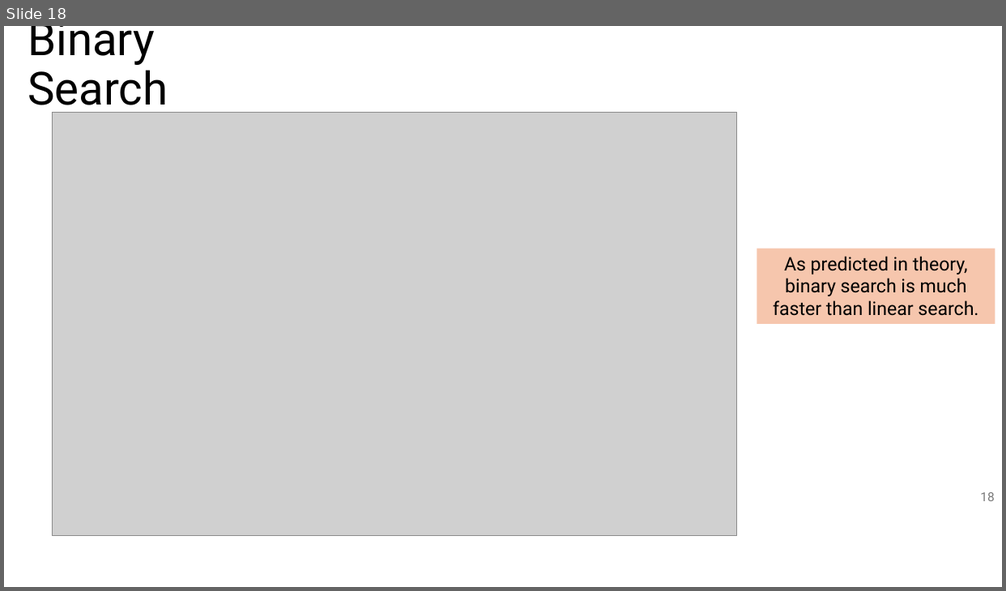
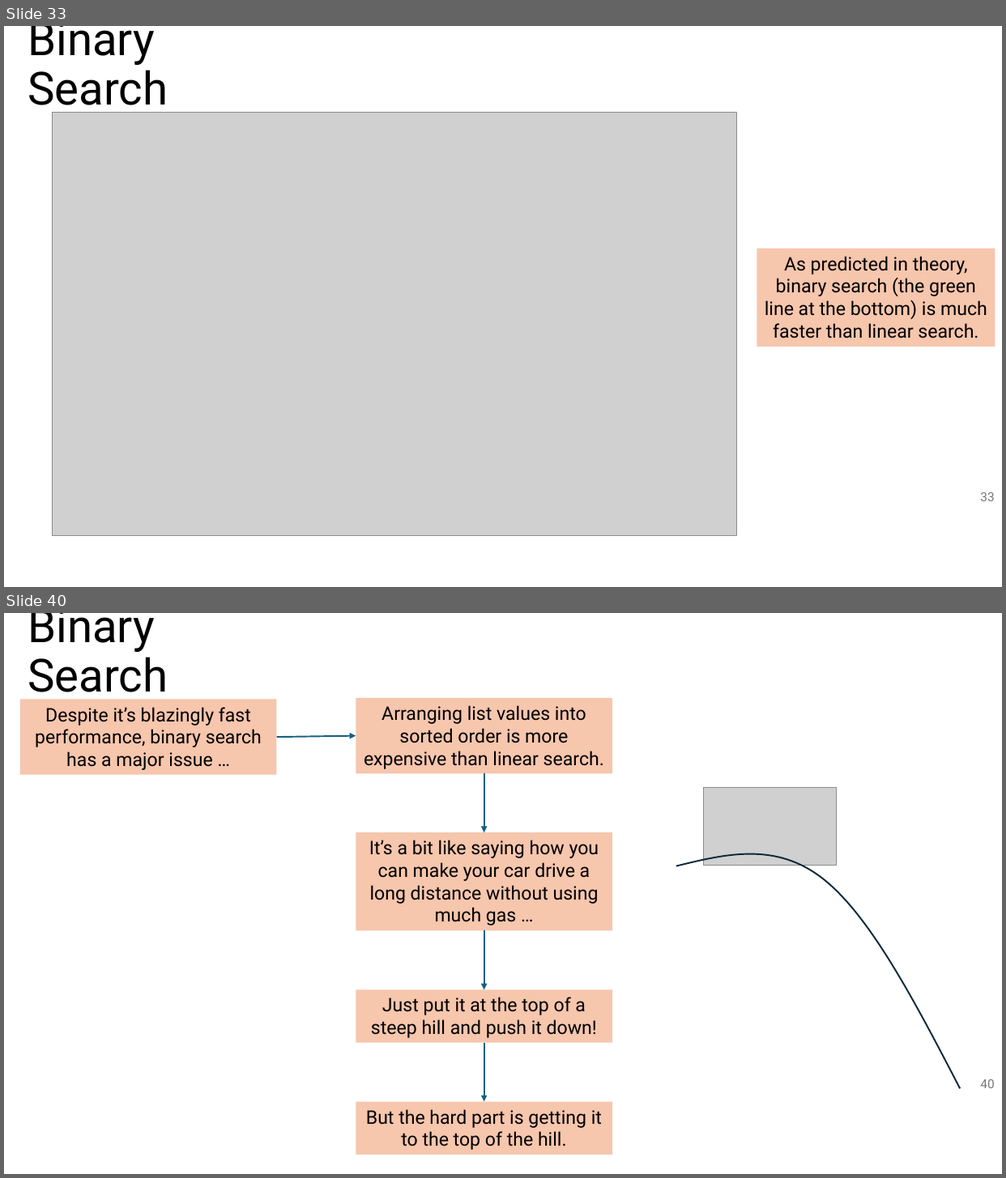
Before and after one commit to tjd1234/cmpt120fall2024, a slide deck: lecture_notes/chapter_algorithms/alg2_binary_search/chapter_binary_search.pptx. Shown one above the other, each under a label of ours: slide 18 before the commit, slides 33 and 40 after it; the slides between them are not shown. The pictures are 1006x591 and 1006x1178 pixels, drawn with LibreOffice and Linux fonts; fonts in the diff are those of the drawing; grey boxes stand for pictures. Boxes give left, top, right and bottom in pixels: in the first picture for what was removed or moved away, otherwise in the second. Text is boxed around its words. In the diff, an @@ line names an element or a change of style, - is before the commit and + after.

```diff
--- a/lecture_notes/chapter_algorithms/alg2_binary_search/chapter_binary_search.pptx
+++ b/lecture_notes/chapter_algorithms/alg2_binary_search/chapter_binary_search.pptx
@@ slide 40 added at (4,613,1002,1174), background #FFFFFF @@
@@ title added at (27,613,168,702), 44 pt, text #000000 @@
+Binary Search
@@ rectangle added at (20,699,277,775), fill #F6C6AD, 18 pt, text #000000 @@
+Despite it’s blazingly fast performance, binary search has a major issue …
@@ rectangle added at (356,698,612,774), fill #F6C6AD, 18 pt, text #000000 @@
+Arranging list values into sorted order is more expensive than linear search.
@@ arrow added from (276, 737) to (356, 736), #156082 1.5 pt @@
@@ arrow added from (484, 774) to (484, 833), #156082 1.5 pt @@
@@ picture added at (704,787,837,865) @@
@@ rectangle added at (356,833,612,931), fill #F6C6AD, 18 pt, text #000000 @@
+It’s a bit like saying how you can make your car drive a long distance without using much gas …
@@ freeform shape added at (676,854,960,1089), outline #092A39 1.5 pt @@
@@ arrow added from (484, 931) to (484, 990), #156082 1.5 pt @@
@@ rectangle added at (356,990,612,1043), fill #F6C6AD, 18 pt, text #000000 @@
+Just put it at the top of a steep hill and push it down!
@@ arrow added from (484, 1043) to (484, 1102), #156082 1.5 pt @@
@@ page number added at (980,1080,994,1088), 12 pt, text #797979 @@
+40
@@ rectangle added at (356,1102,612,1155), fill #F6C6AD, 18 pt, text #000000 @@
+But the hard part is getting it to the top of the hill.
@@ what was slide 18 is now slide 33 @@
@@ slide 33 changed as well @@
@@ rectangle "As predicted in theory, binary ...": place and size @@
-rectangle "As predicted in theory, binary ..." at (757,248,995,324)
+rectangle "As predicted in theory, binary ..." at (757,248,995,347)
@@ text in rectangle at (765,256,987,339): text changed @@
-As predicted in theory, binary search is much faster than linear search.
+As predicted in theory, binary search (the green line at the bottom) is much faster than linear search.
@@ page number at (980,493,994,501): text changed @@
-18
+33
```
Also in this commit, not shown: 14 other slides changed, 20 other slides added, 1 other file.
